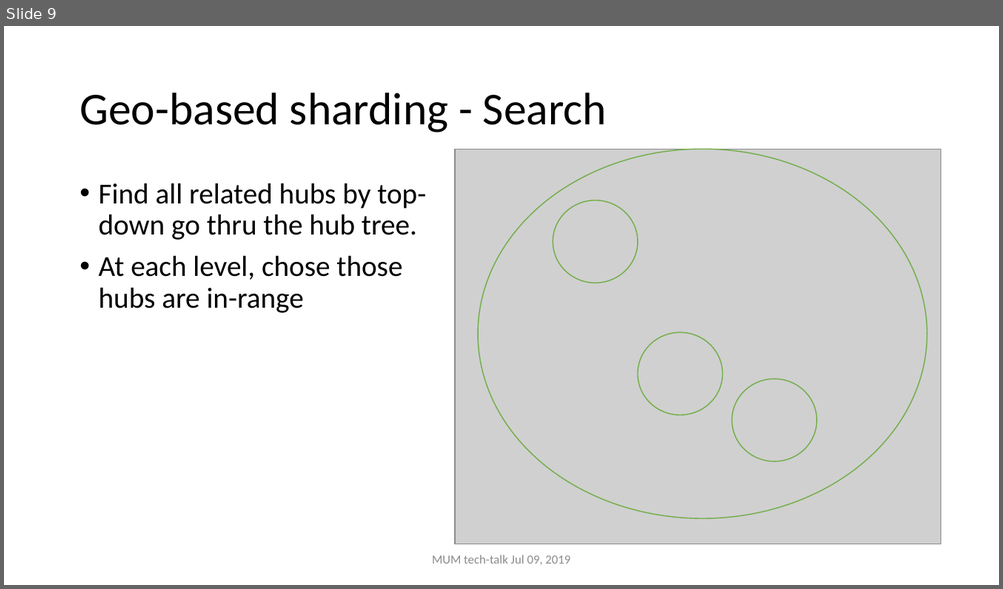
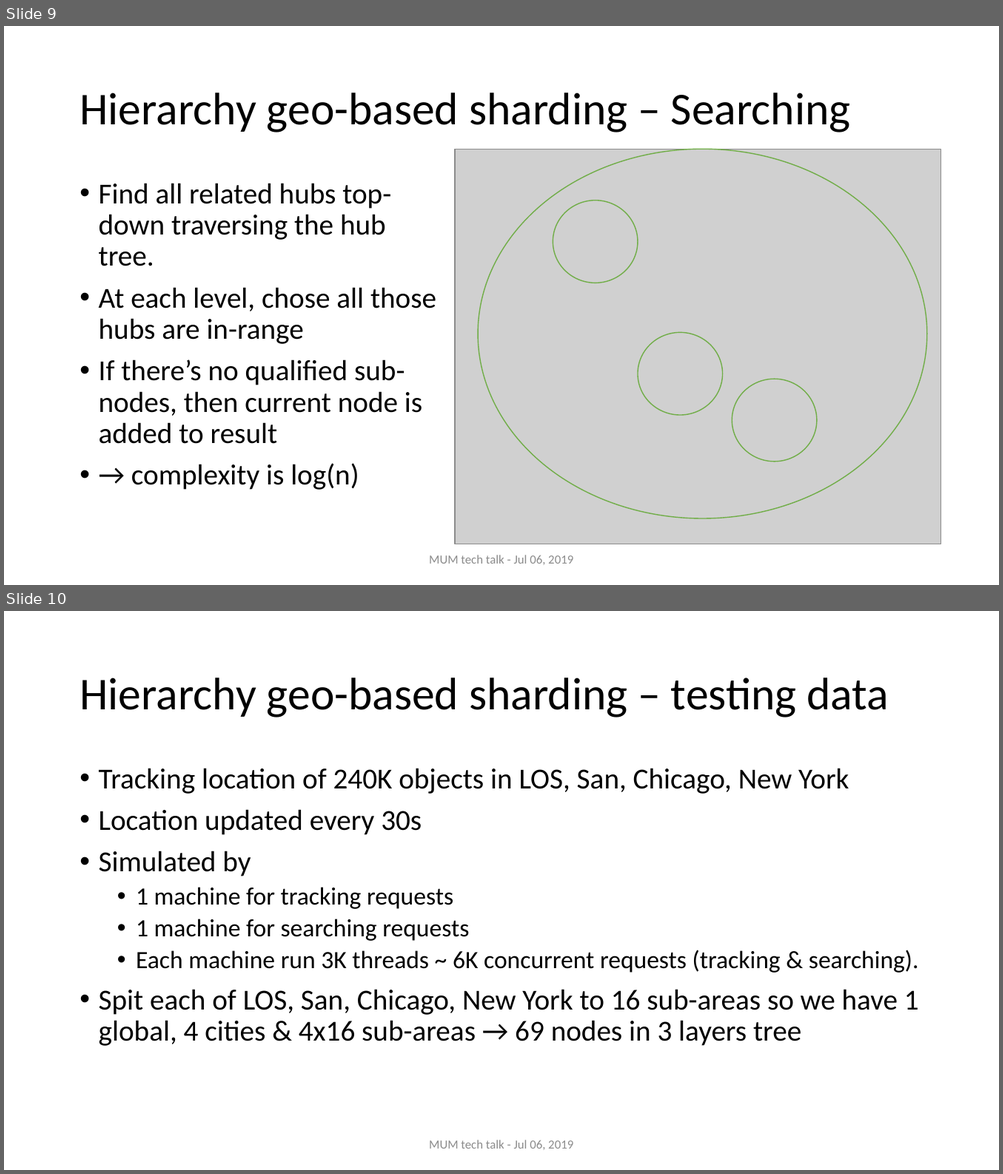
Before and after one commit to nghianghesi/hms, a slide deck: slide.pptx. Shown one above the other, each under a label of ours: slide 9 before the commit, slides 9 and 10 after it. The pictures are 1003x589 and 1003x1174 pixels, drawn with LibreOffice and Linux fonts; fonts in the diff are those of the drawing; grey boxes stand for pictures. Boxes give left, top, right and bottom in pixels: in the first picture for what was removed or moved away, otherwise in the second. Text is boxed around its words. In the diff, an @@ line names an element or a change of style, - is before the commit and + after.

```diff
--- a/slide.pptx
+++ b/slide.pptx
@@ slide 10 added at box(4, 611, 999, 1170), background #FFFFFF @@
@@ title added at box(79, 678, 889, 718), 44 pt, text #000000 @@
+Hierarchy geo-based sharding – testing data
@@ text added at box(99, 768, 919, 1046), 28 pt, text #000000 @@
+• Tracking location of 240K objects in LOS, San, Chicago, New York
+• Location updated every 30s
+• Simulated by
+  • 1 machine for tracking requests
+  • 1 machine for searching requests
+  • Each machine run 3K threads ~ 6K concurrent requests (tracking & searching).
+• Spit each of LOS, San, Chicago, New York to 16 sub-areas so we have 1 global, 4 cities & 4x16 sub-areas → 69 nodes in 3 layers tree
@@ text added at box(429, 1140, 573, 1150), 12 pt, text #8C8C8C @@
+MUM tech talk - Jul 06, 2019
@@ slide 9 changed as well @@
@@ title at box(79, 93, 851, 133): text changed @@
-Geo-based sharding - Search
+Hierarchy geo-based sharding – Searching
@@ text at box(99, 183, 436, 490): text changed @@
-• Find all related hubs by top-down go thru the hub tree.
-• At each level, chose those hubs are in-range
+• Find all related hubs top-down traversing the hub tree.
+• At each level, chose all those hubs are in-range
+• If there’s no qualified sub-nodes, then current node is added to result
+• → complexity is log(n)
@@ text at box(429, 555, 573, 565): text changed @@
-MUM tech-talk Jul 09, 2019
+MUM tech talk - Jul 06, 2019
```
Also in this commit, not shown: 8 other slides changed, 18 other slides added.
